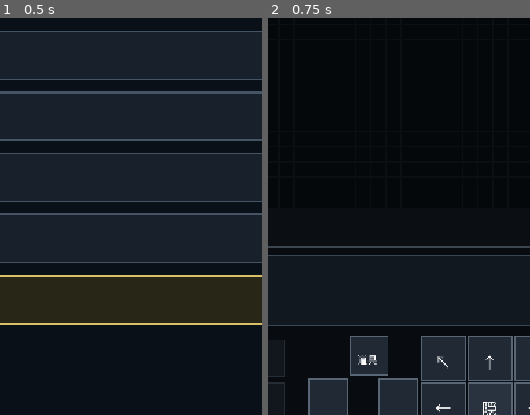
Above: before the commit, frames 1-2 (left to right).
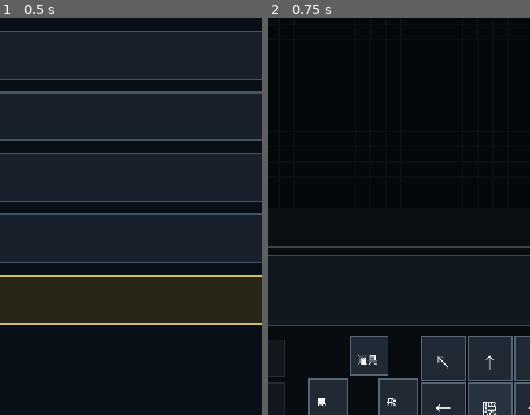
Above: after the commit, the same moments.

Repository: chuanqiliangzhi50-a11y/shinobi-rogue
Game: Godot game, scene res://Main.tscn
Two runs of this game, one before a commit and one after it. Both use one fixed random seed, a clock stepped at 60 frames per second and the inputs below.
Inputs (mouse positions are % of the whole screen's width and height, from its top left):
- Up to frame 1 (0.5 s): no input
- Up to frame 2 (0.75 s): tap Enter at 0.5 s; move the mouse to (72, 45) at 0.52 s; hold Right from 0.53 s (still down); tap Y at 0.6 s; click (72, 45) at 0.67 s
The pictures show only the part of the screen within x 40-90%, y 18-68%; the shares and areas given below are measured in that part.

Frame 1 is identical in both runs. In frame 2, 0.1% of the frame differs, in the area x 19-49%, y 95-98%.

Commit message:
Fix fly and trap UI glyphs

Diff:
--- a/Main.gd
+++ b/Main.gd
@@ -564,7 +564,9 @@
 	"袋": Vector2i(8, 13),
 	"得": Vector2i(9, 13),
 	"認": Vector2i(10, 13),
-	"閉": Vector2i(11, 13)
+	"閉": Vector2i(11, 13),
+	"飛": Vector2i(12, 13),
+	"罠": Vector2i(13, 13)
 }
 
 
Binary file changed: ui_glyphs.png
